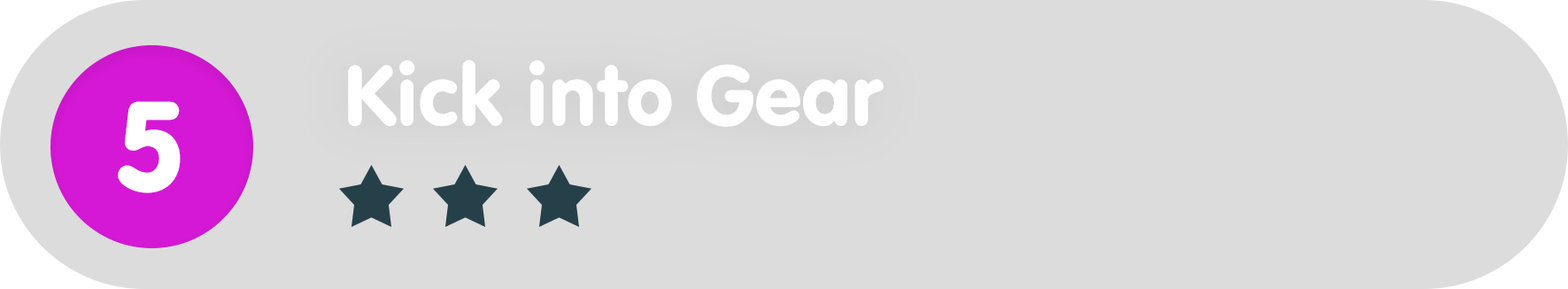
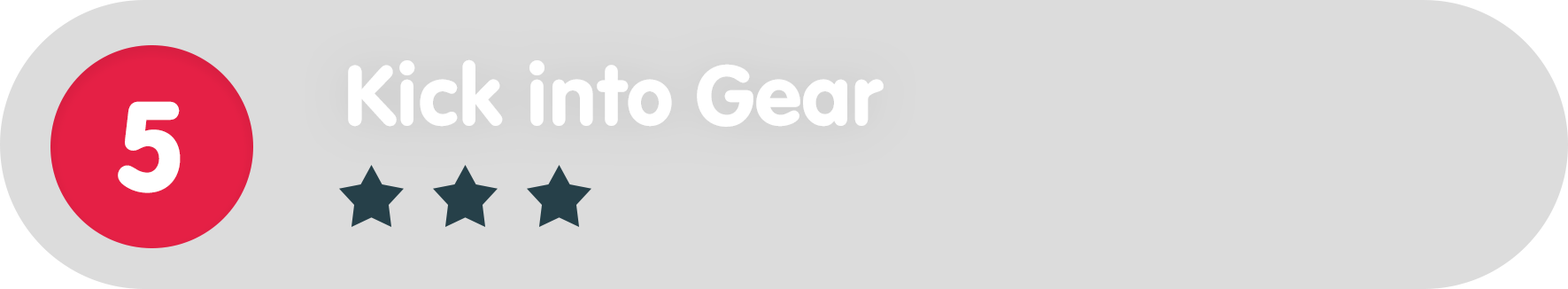
Layered file, before and after one edit (1568px x 289px). Changes by layer:
painted on "Ellipse_green" over [left=50, top=45, right=254, bottom=248]
